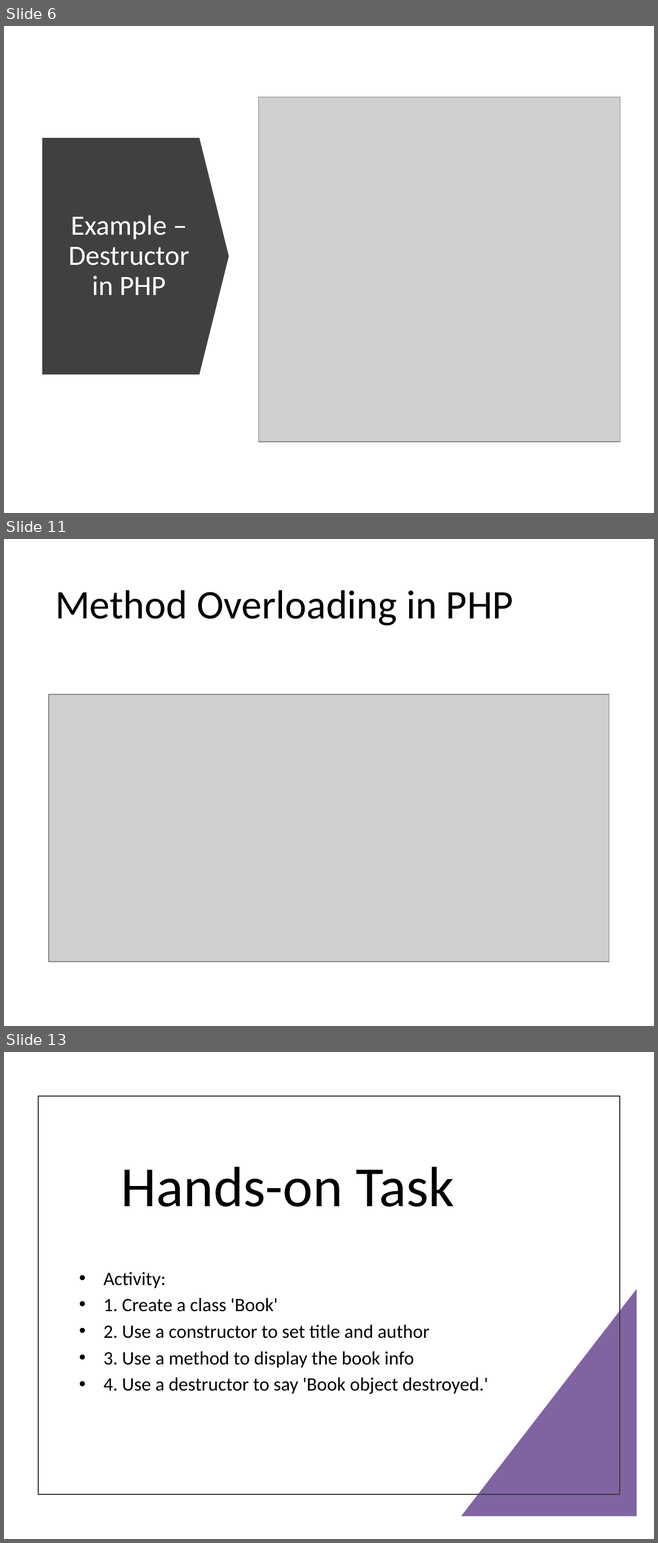
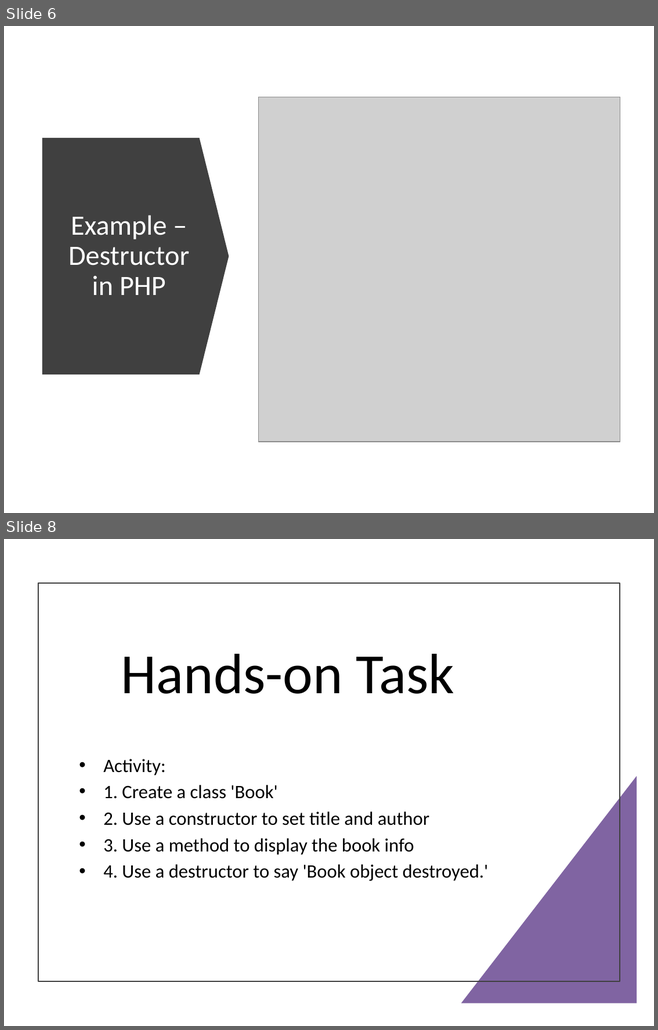
Before and after one commit to psuuc-jbgarcia/Object-Oriented-Programming-Lesson, a slide deck: OOP/Pre-lim/Week 2/Lecture/Week2_Constructors_Destructors_PHP - Copy.pptx. Shown one above the other, each under a label of ours: slides 6, 11 and 13 before the commit, slides 6 and 8 after it; the slides between them are not shown. The pictures are 658x1543 and 658x1030 pixels, drawn with LibreOffice and Linux fonts; fonts in the diff are those of the drawing; grey boxes stand for pictures. Boxes give left, top, right and bottom in pixels: in the first picture for what was removed or moved away, otherwise in the second. Text is boxed around its words. In the diff, an @@ line names an element or a change of style, - is before the commit and + after.

```diff
--- a/OOP/Pre-lim/Week 2/Lecture/Week2_Constructors_Destructors_PHP - Copy.pptx
+++ b/OOP/Pre-lim/Week 2/Lecture/Week2_Constructors_Destructors_PHP - Copy.pptx
@@ slide 11 removed at <box>4,539,654,1026</box>, background #FFFFFF @@
@@ title removed at <box>55,590,513,625</box> @@
-Method Overloading in PHP
@@ picture removed at <box>49,694,609,962</box> @@
@@ what was slide 13 is now slide 8 @@
```
Also in this commit, not shown: 1 slide changed, 4 other slides removed, 13 other files.
